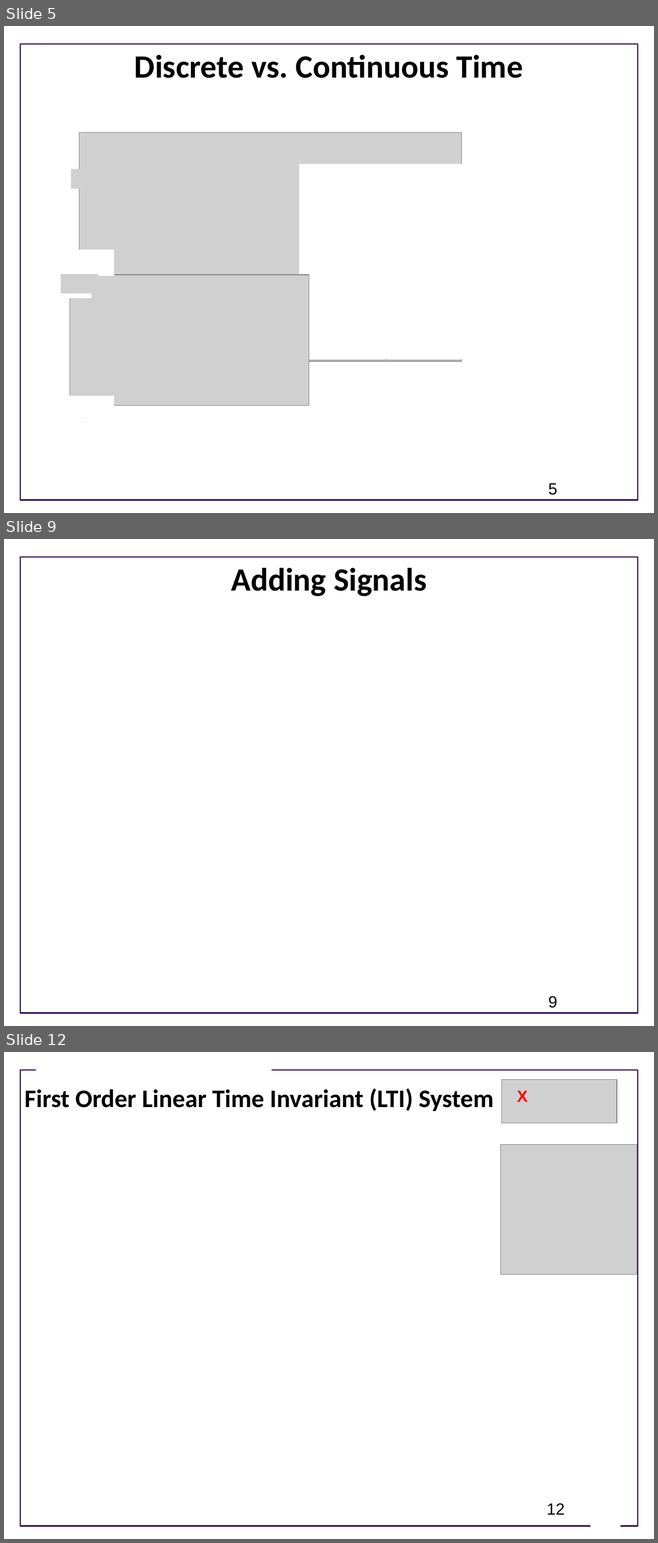
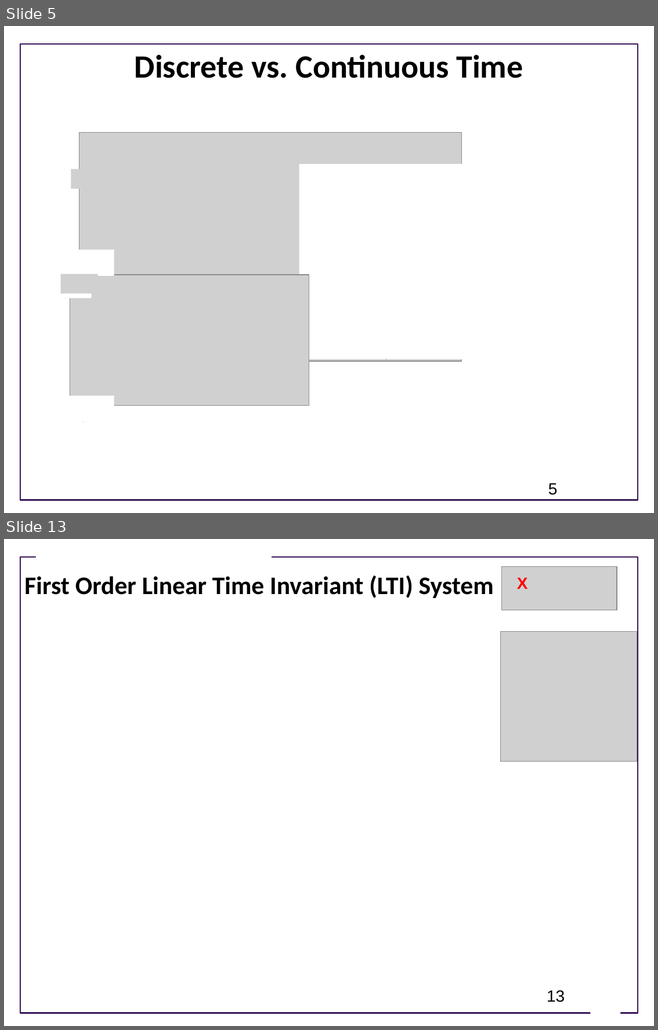
Before and after one commit to joseph-hellerstein/advanced-controls-lectures, a slide deck: lectures/lecture_09-linear_time_invariant_systems/linear_time_invariant_systems.pptx. Shown one above the other, each under a label of ours: slides 5, 9 and 12 before the commit, slides 5 and 13 after it; the slides between them are not shown. The pictures are 658x1543 and 658x1030 pixels, drawn with LibreOffice and Linux fonts; fonts in the diff are those of the drawing; grey boxes stand for pictures; background and template pictures are left out. Boxes give left, top, right and bottom in pixels: in the first picture for what was removed or moved away, otherwise in the second. Text is boxed around its words. In the diff, an @@ line names an element or a change of style, - is before the commit and + after.

```diff
--- a/lectures/lecture_09-linear_time_invariant_systems/linear_time_invariant_systems.pptx
+++ b/lectures/lecture_09-linear_time_invariant_systems/linear_time_invariant_systems.pptx
@@ slide 9 removed at (4, 539, 654, 1026), background #FFFFFF; not listed: 1 template element that a slide beside it also shows @@
@@ title removed at (231, 567, 426, 596) @@
-Adding Signals
@@ page number removed at (548, 996, 557, 1008) @@
-9
@@ what was slide 12 is now slide 13 @@
@@ page number at (546, 990, 564, 1002): text changed @@
-12
+13
```
Also in this commit, not shown: 8 slides changed, 2 slides added.
